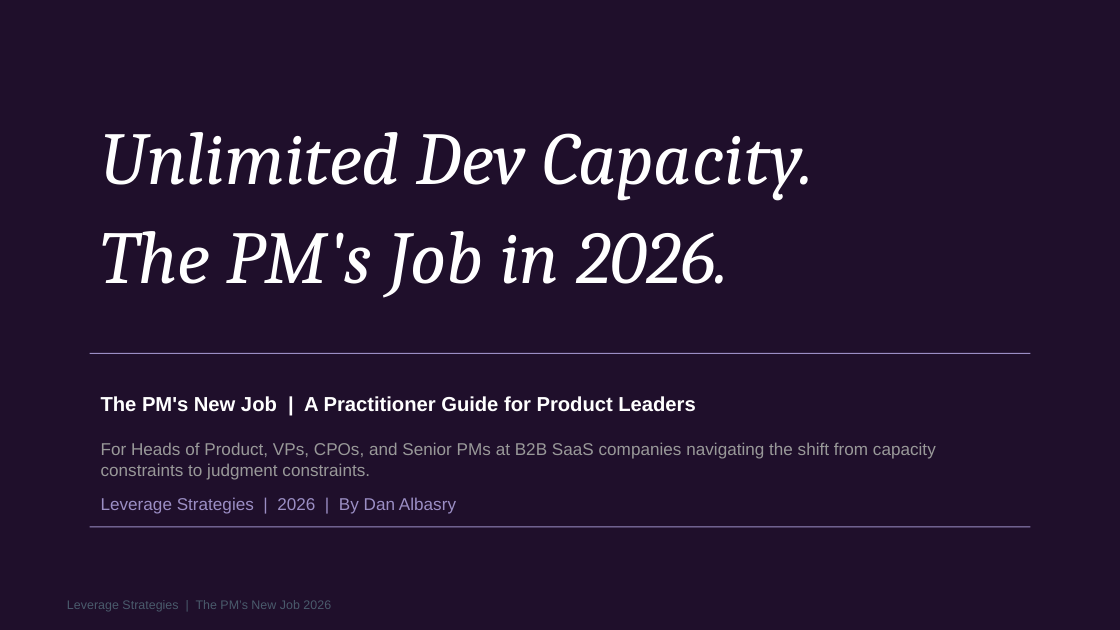
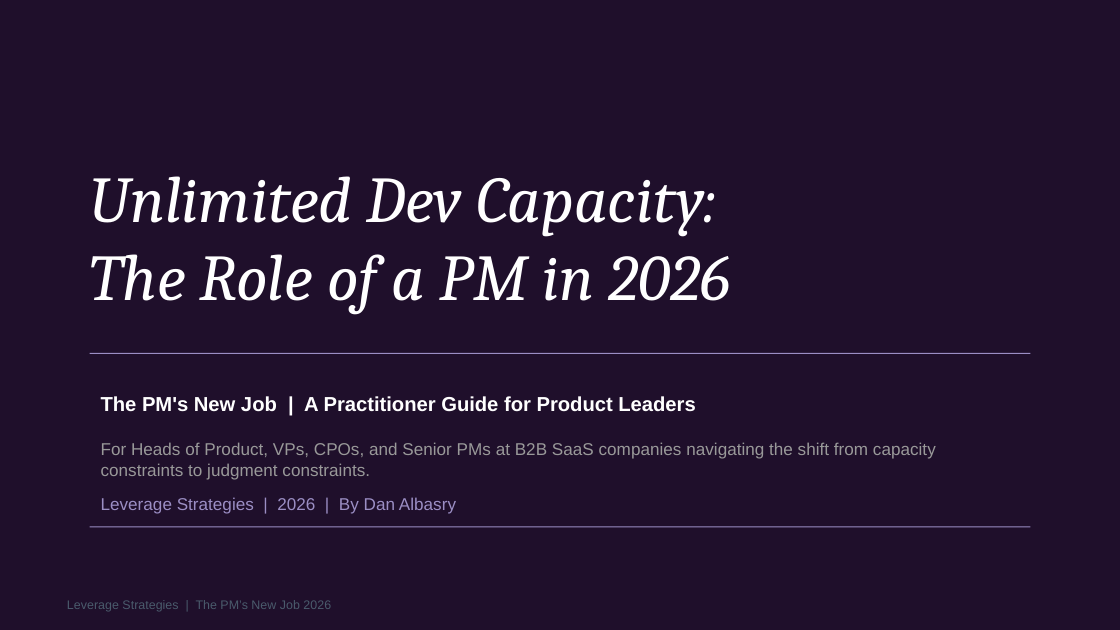
Before and after one commit to danalbasry/leverage-strategies, a slide deck: slide 1 of public/pdfs/unlimited-dev-capacity-pm-playbook.pptx. Drawn at 1120x630 pixels with LibreOffice and Linux fonts; fonts in the diff are those of the drawing. Boxes give left, top, right and bottom in pixels: in the first picture for what was removed or moved away, otherwise in the second. Text is boxed around its words. In the diff, an @@ line names an element or a change of style, - is before the commit and + after.

```diff
--- a/public/pdfs/unlimited-dev-capacity-pm-playbook.pptx
+++ b/public/pdfs/unlimited-dev-capacity-pm-playbook.pptx
@@ text "Unlimited Dev Capacity:" at [90, 176, 731, 315]: vertical alignment middle to bottom @@
@@ text at [90, 176, 731, 315]: text changed; size 48 to 42 pt @@
-Unlimited Dev Capacity.
-The PM's Job in 2026.
+Unlimited Dev Capacity:
+The Role of a PM in 2026
```
Also in this commit, not shown: 8 other files.
